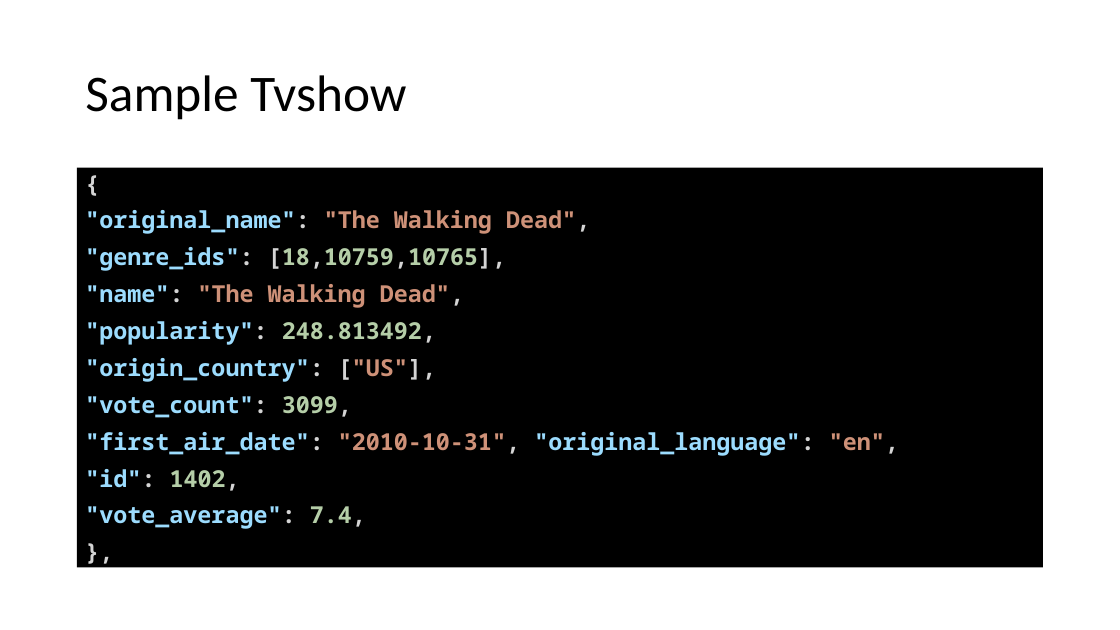
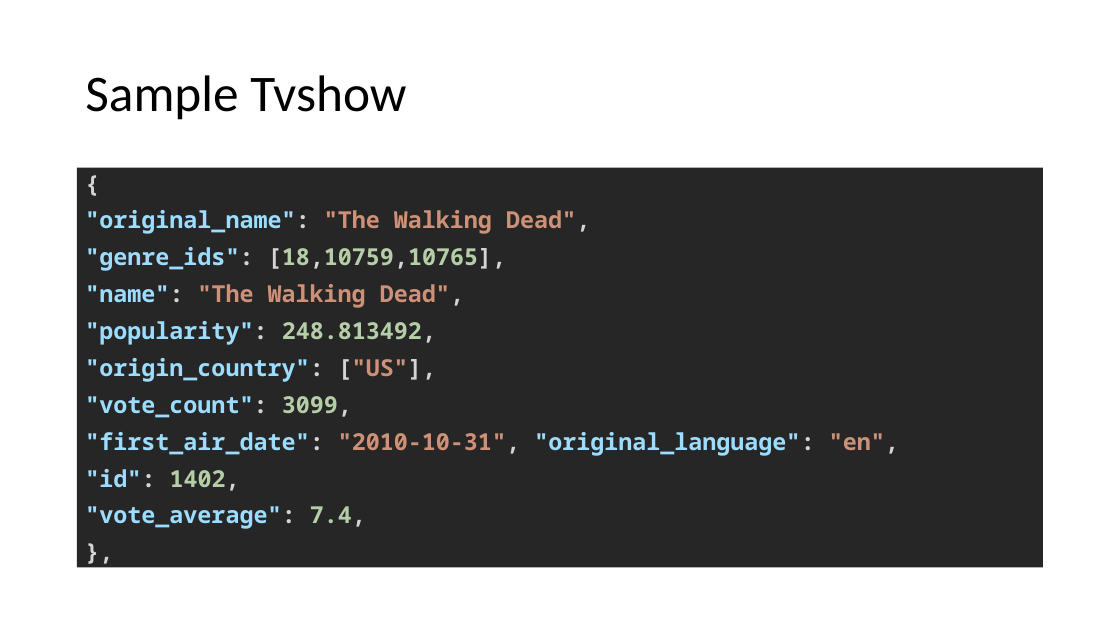
Before and after one commit to akhiln28/ontology_assignment2, a slide deck: slide 6 of presentation.pptx. Drawn at 1120x630 pixels with LibreOffice and Linux fonts; fonts in the diff are those of the drawing. Boxes give left, top, right and bottom in pixels: in the first picture for what was removed or moved away, otherwise in the second. Text is boxed around its words. In the diff, an @@ line names an element or a change of style, - is before the commit and + after.

```diff
--- a/presentation.pptx
+++ b/presentation.pptx
@@ text "{" at (77, 168, 1044, 568): fill #000000 to #262626 @@
```
Also in this commit, not shown: 6 other slides changed, 6 other files.
